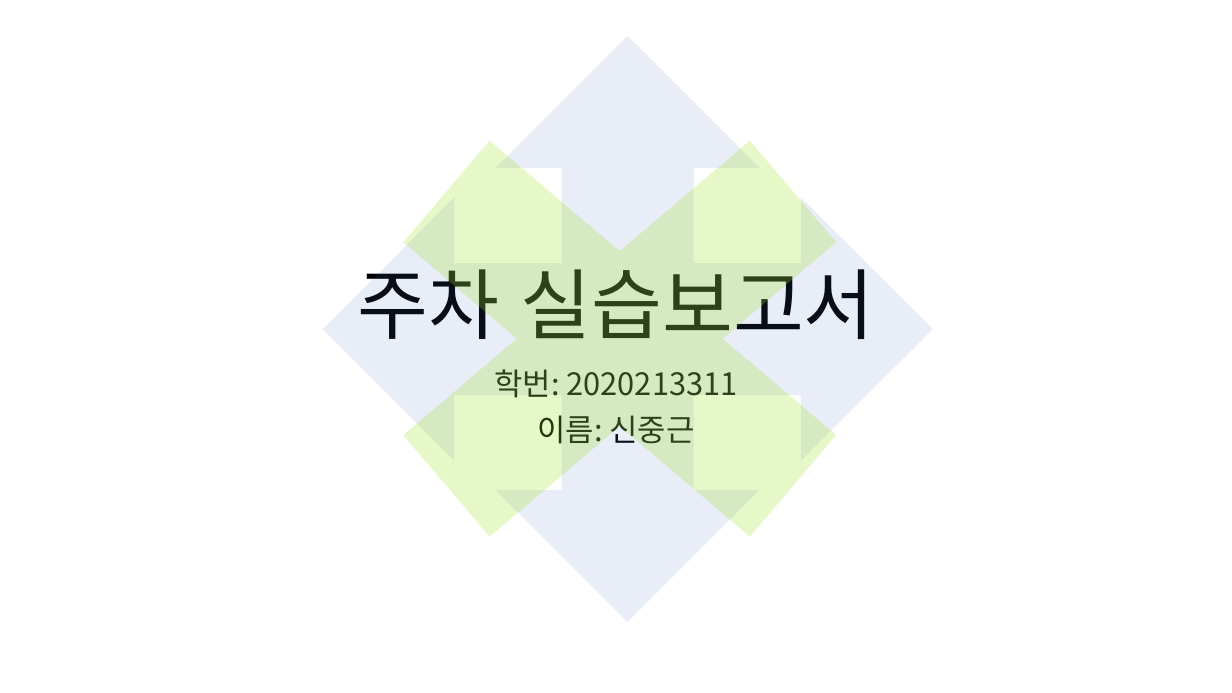
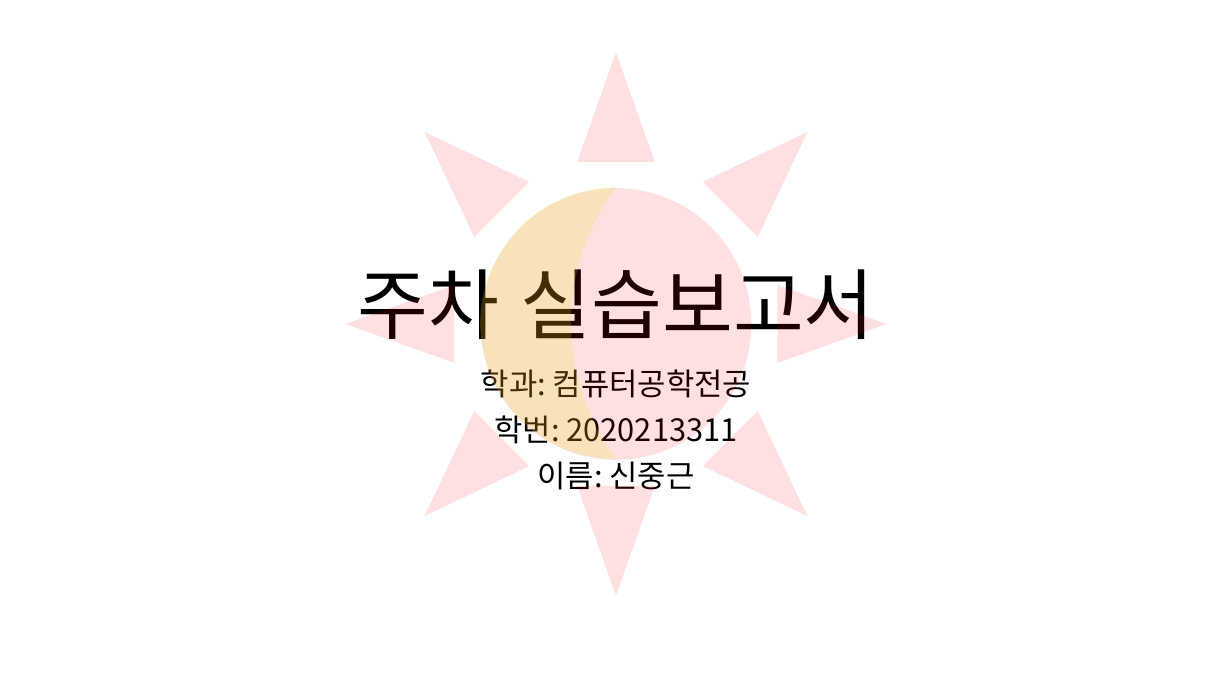
Before and after one commit to shjk0531/Dongguk4, a slide deck: slide 1 of data/보고서 양식.pptx. Drawn at 1232x693 pixels with LibreOffice and Linux fonts; fonts in the diff are those of the drawing. Boxes give left, top, right and bottom in pixels: in the first picture for what was removed or moved away, otherwise in the second. Text is boxed around its words. In the diff, an @@ line names an element or a change of style, - is before the commit and + after.

```diff
--- a/data/보고서 양식.pptx
+++ b/data/보고서 양식.pptx
@@ cross removed at <box>287,55,954,622</box> @@
@@ quad arrow removed at <box>323,36,933,622</box> @@
@@ sun added at <box>346,53,887,596</box>, fill #FF0000 at 12% opacity @@
@@ moon added at <box>481,188,616,459</box>, fill #D8EC1C at 19% opacity @@
@@ subtitle at <box>481,364,751,404</box>: paragraph added @@
+학과: 컴퓨터공학전공
```
Also in this commit, not shown: 8 slides added, 6 slides removed, 47 other files.
